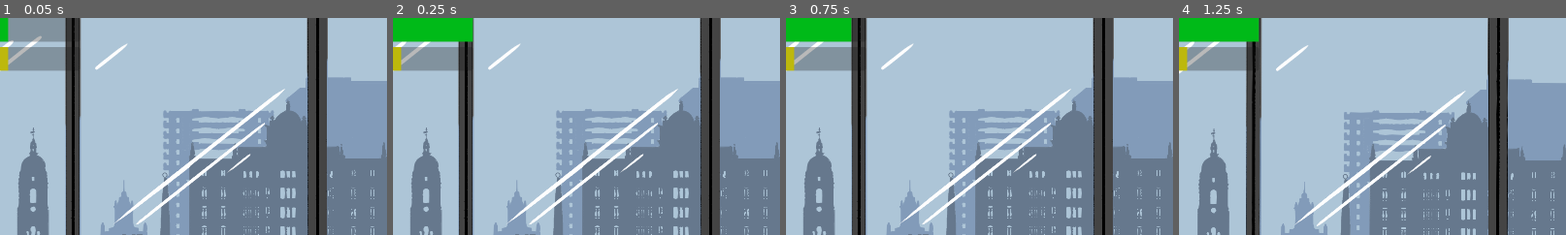
Above: before the commit, frames 1-4 (left to right).
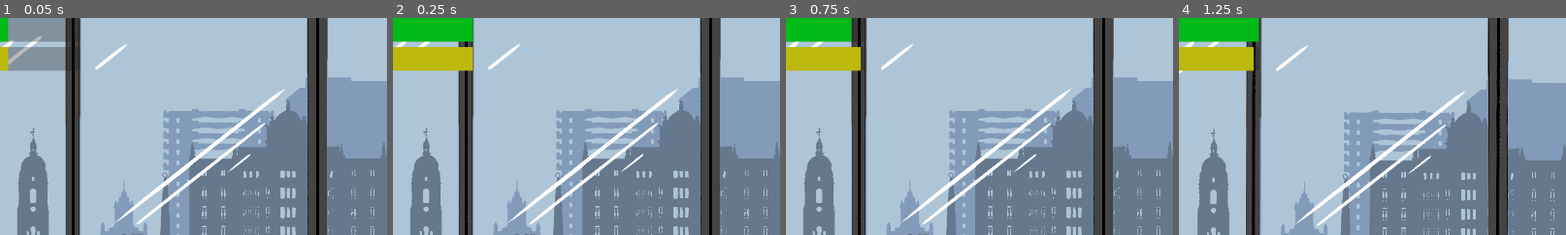
Above: after the commit, the same moments.

Repository: Xiphereal/CivisJam
Game: Godot game, scene res://scenes/intro.tscn
Two runs of this game, one before a commit and one after it. Both use one fixed random seed, a clock stepped at 60 frames per second and the inputs below. Video files are missing from this copy of the repository; at most half a second of black plays in their place.
Inputs (mouse positions are % of the whole screen's width and height, from its top left):
- Up to frame 1 (0.05 s): no input
- Up to frame 2 (0.25 s): no input
- Up to frame 3 (0.75 s): move the mouse to (72, 45) at 0.52 s; click (72, 45) at 0.6 s
- Up to frame 4 (1.25 s): no input
The pictures show only the part of the screen within x 8-58%, y 0-50%; the shares and areas given below are measured in that part.

Frame 1 is identical in both runs. In frame 2, 2.1% of the frame differs, in the area x 2-21%, y 13-25%; in frame 3, 1.9%; in frame 4, 1.9%.

Commit message:
Add hold stamina for player

Diff:
--- /dev/null
+++ b/scenes/hold_bar.gd
@@ -0,0 +1,5 @@
+extends ProgressBar
+
+
+func _process(delta):
+	value = %Key.hold_stamina
--- a/scenes/key.gd
+++ b/scenes/key.gd
@@ -8,6 +8,8 @@
 @onready var stamina := 100
 @export var stamina_gain = 30
 @export var stamina_loss_per_click = 10
+
+@onready var hold_stamina := 100
 
 @onready var did_i_win_or_lose: Label = %DidIWinOrLose
 
@@ -28,10 +30,14 @@
 
 var current_stream = sfx_array[0]
 
+var pressed := false
+
 
 func _process(delta):
 	%Stamina.value=stamina
 	if Input.is_action_just_pressed("pull"):
+		pressed = true
+
 		if stamina > 0:
 			player_pull(player_pull_force)
 			stamina -= stamina_loss_per_click
@@ -42,6 +48,12 @@
 			%SFX.pitch_scale = randi_range(1, 10)
 			%SFX.play()
 			%SFX.pitch_scale = 1
+
+	if Input.is_action_just_released("pull"):
+		pressed = false
+
+	if pressed:
+		hold_stamina -= 1
 
 	_boss_constant_pull(delta)
 
--- a/scenes/main.tscn
+++ b/scenes/main.tscn
@@ -9,6 +9,7 @@
 [ext_resource type="AudioStream" uid="uid://l6lntkmm5vy5" path="res://audio/BOSS FIGHT.wav" id="3_5jvhv"]
 [ext_resource type="Texture2D" uid="uid://ce71up5nhrn8n" path="res://art/rope.png" id="3_kwbbp"]
 [ext_resource type="Texture2D" uid="uid://5o8miop8gg2g" path="res://art/keys.png" id="5_ecji2"]
+[ext_resource type="Script" path="res://scenes/hold_bar.gd" id="9_yf12d"]
 [ext_resource type="Script" path="res://scenes/boss_exhaust.gd" id="10_qfkqb"]
 [ext_resource type="Script" path="res://scenes/sudden_pull.gd" id="10_s7g2n"]
 
@@ -197,6 +198,7 @@
 theme_override_styles/fill = SubResource("StyleBoxFlat_psvvm")
 value = 50.0
 show_percentage = false
+script = ExtResource("9_yf12d")
 
 [node name="BossExhaust" type="ProgressBar" parent="CanvasLayer/Control"]
 custom_minimum_size = Vector2(50, 0)
Not shown: 1 places in scenes/main.tscn that only renumber resources
